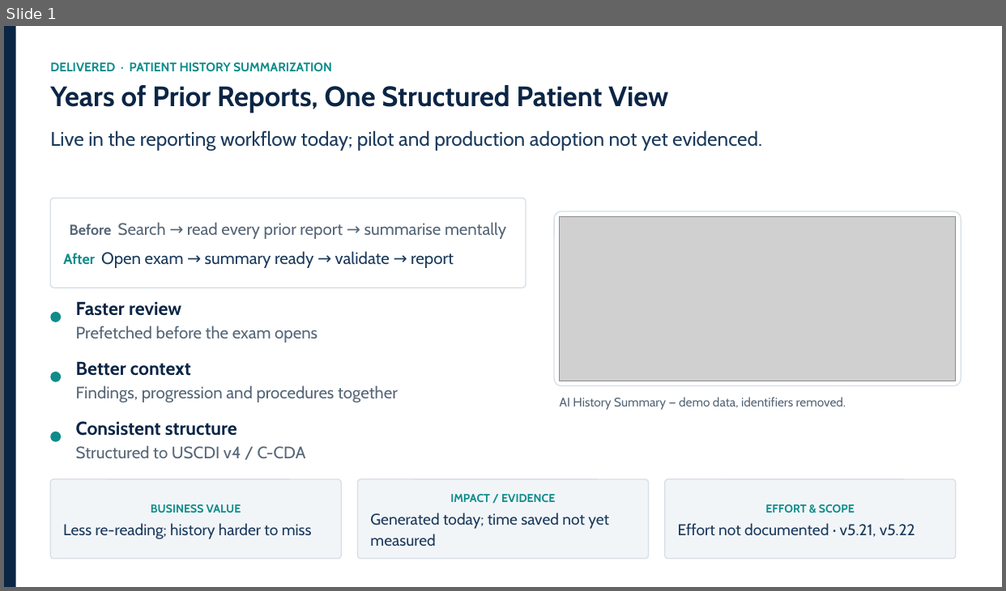
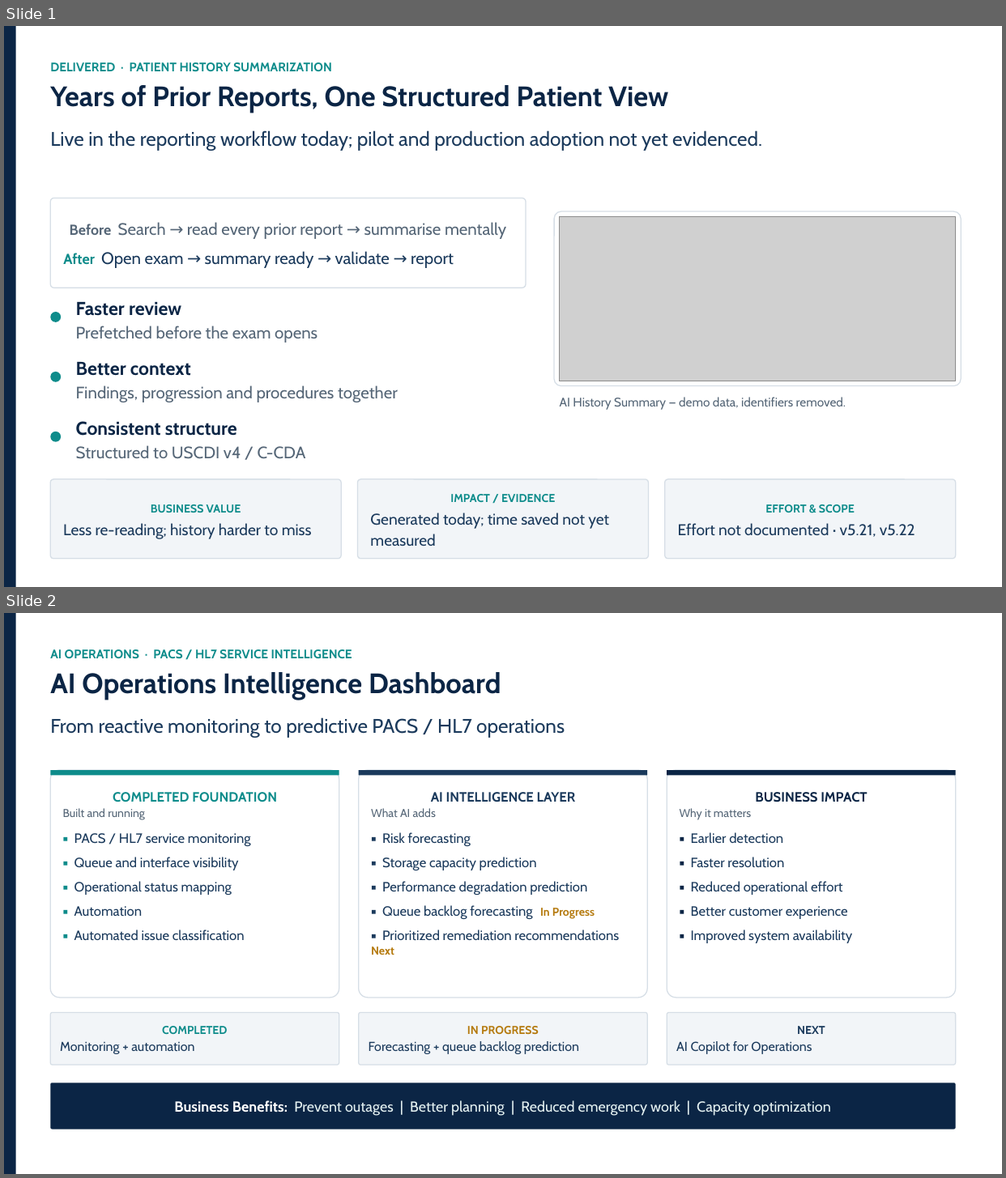
Before and after one commit to mohammadmoharam/presentation, a slide deck: MS-AI/Executive-Presentation/AI-Executive-Overview.pptx. Shown one above the other, each under a label of ours: slide 1 before the commit, slides 1 and 2 after it. The pictures are 1006x591 and 1006x1178 pixels, drawn with LibreOffice and Linux fonts; fonts in the diff are those of the drawing; grey boxes stand for pictures. Boxes give left, top, right and bottom in pixels: in the first picture for what was removed or moved away, otherwise in the second. Text is boxed around its words. In the diff, an @@ line names an element or a change of style, - is before the commit and + after.

```diff
--- a/MS-AI/Executive-Presentation/AI-Executive-Overview.pptx
+++ b/MS-AI/Executive-Presentation/AI-Executive-Overview.pptx
@@ slide 2 added at (4, 613, 1002, 1174), background #FFFFFF @@
@@ rectangle added at (4, 613, 16, 1174), fill #0B2545 @@
@@ text added at (50, 649, 352, 659), 12 pt, text #0E8C8B, bold @@
+AI OPERATIONS · PACS / HL7 SERVICE INTELLIGENCE
@@ text added at (50, 672, 501, 700), 27 pt, text #0B2545, bold @@
+AI Operations Intelligence Dashboard
@@ text added at (50, 717, 565, 738), 19 pt, text #1B3A5C @@
+From reactive monitoring to predictive PACS / HL7 operations
@@ rounded rectangle added at (50, 770, 339, 998), fill #FFFFFF, outline #D6DEE6 1 pt, 13 pt, text #1B3A5C @@
+COMPLETED FOUNDATION
+Built and running
+▪ PACS / HL7 service monitoring
+▪ Queue and interface visibility
+▪ Operational status mapping
+▪ Automation
+▪ Automated issue classification
@@ rectangle added at (50, 770, 339, 776), fill #0E8C8B @@
@@ rounded rectangle added at (359, 770, 648, 998), fill #FFFFFF, outline #D6DEE6 1 pt, 13 pt, text #1B3A5C @@
+AI INTELLIGENCE LAYER
+What AI adds
+▪ Risk forecasting
+▪ Storage capacity prediction
+▪ Performance degradation prediction
+▪ Queue backlog forecasting In Progress
+▪ Prioritized remediation recommendations Next
@@ rectangle added at (359, 770, 648, 776), fill #1B3A5C @@
@@ rounded rectangle added at (667, 770, 957, 998), fill #FFFFFF, outline #D6DEE6 1 pt, 13 pt, text #1B3A5C @@
+BUSINESS IMPACT
+Why it matters
+▪ Earlier detection
+▪ Faster resolution
+▪ Reduced operational effort
+▪ Better customer experience
+▪ Improved system availability
@@ rectangle added at (667, 770, 957, 776), fill #0B2545 @@
@@ rounded rectangle added at (50, 1013, 339, 1065), fill #F2F5F8, outline #D6DEE6 1 pt, 12.5 pt, text #1B3A5C @@
+COMPLETED
+Monitoring + automation
@@ rounded rectangle added at (359, 1013, 648, 1065), fill #F2F5F8, outline #D6DEE6 1 pt, 12.5 pt, text #1B3A5C @@
+IN PROGRESS
+Forecasting + queue backlog prediction
@@ rounded rectangle added at (667, 1013, 957, 1065), fill #F2F5F8, outline #D6DEE6 1 pt, 12.5 pt, text #1B3A5C @@
+NEXT
+AI Copilot for Operations
@@ rounded rectangle added at (50, 1083, 956, 1130), fill #0B2545, 14 pt, text #E6F3F3 @@
+Business Benefits: Prevent outages | Better planning | Reduced emergency work | Capacity optimization
```
Also in this commit, not shown: 1 slide removed, 5 other files.
